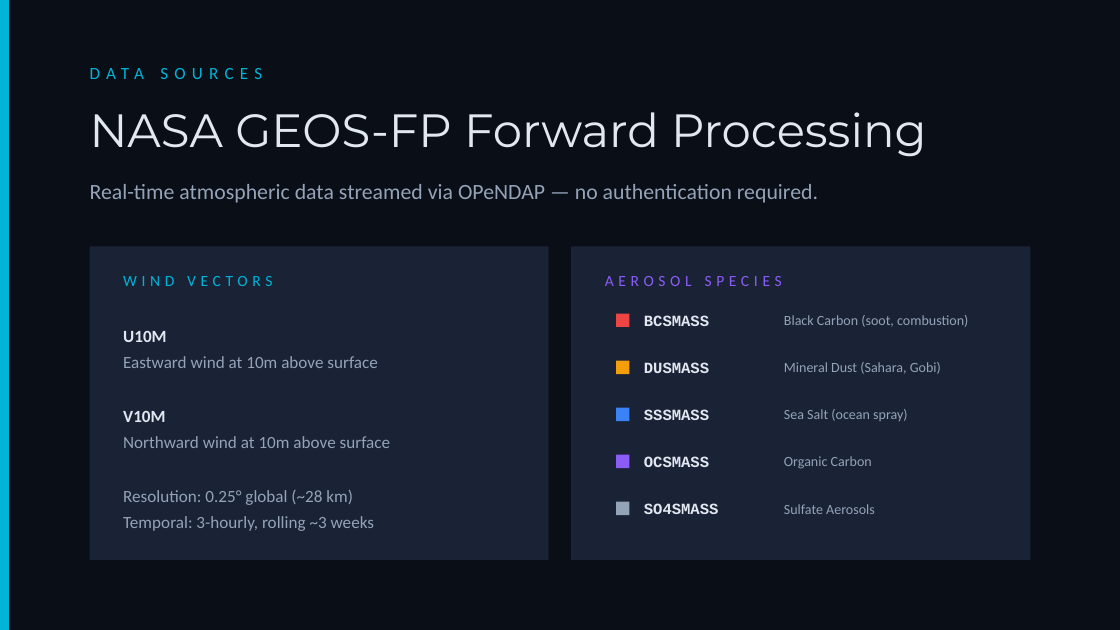
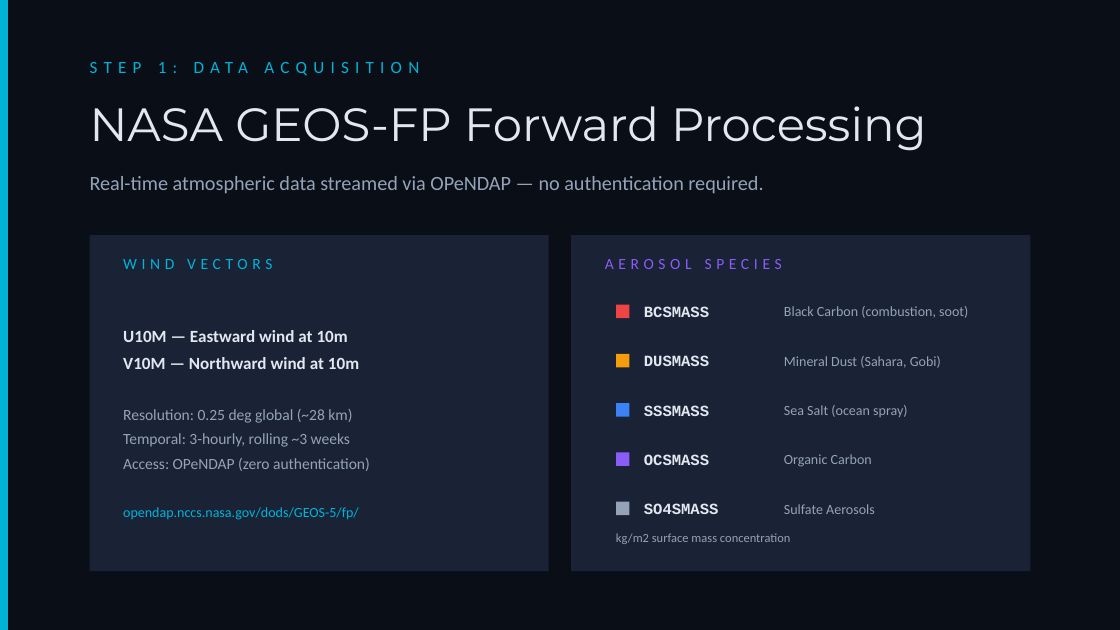
Before and after one commit to garridolecca/aerosols-globe, a slide deck: slide 4 of Earth_in_Action_Aerosols.pptx. Drawn at 1120x630 pixels with LibreOffice and Linux fonts; fonts in the diff are those of the drawing. Boxes give left, top, right and bottom in pixels: in the first picture for what was removed or moved away, otherwise in the second. Text is boxed around its words. In the diff, an @@ line names an element or a change of style, - is before the commit and + after.

```diff
--- a/Earth_in_Action_Aerosols.pptx
+++ b/Earth_in_Action_Aerosols.pptx
@@ text at [90, 62, 419, 76]: text changed @@
-DATA SOURCES
+STEP 1: DATA ACQUISITION
@@ text "Real-time atmospheric data streamed via ..." at [90, 176, 763, 193]: size 14 to 13 pt @@
@@ rectangle: place and size @@
-rectangle at [90, 246, 549, 560]
+rectangle at [90, 235, 549, 571]
@@ rectangle at [90, 235, 549, 571]: proportions changed @@
@@ rectangle at [571, 235, 1030, 571]: proportions changed @@
@@ rectangle: place and size @@
-rectangle at [571, 246, 1030, 560]
+rectangle at [571, 235, 1030, 571]
@@ text "WIND VECTORS": place and size @@
-text "WIND VECTORS" at [123, 276, 272, 286]
+text "WIND VECTORS" at [123, 259, 272, 269]
@@ text "AEROSOL SPECIES": place and size @@
-text "AEROSOL SPECIES" at [605, 276, 782, 286]
+text "AEROSOL SPECIES" at [605, 259, 782, 269]
@@ text "U10M — Eastward wind at ..." at [123, 357, 370, 520]: size 11 to 10 pt in "Temporal: 3-hourly, rolling ~3 weeks" @@
@@ rectangle: place and size @@
-rectangle at [616, 314, 629, 327]
+rectangle at [616, 305, 629, 318]
@@ text "BCSMASS": place and size @@
-text "BCSMASS" at [644, 315, 709, 326]
+text "BCSMASS" at [644, 306, 709, 317]
@@ text at [784, 306, 968, 318]: text changed @@
-Black Carbon (soot, combustion)
+Black Carbon (combustion, soot)
@@ text at [123, 357, 359, 423]: text changed; text colour #94A3B8 to #E2E8F0; bold on @@
-U10M
-Eastward wind at 10m above surface
-V10M
-Northward wind at 10m above surface
-Resolution: 0.25° global (~28 km)
+U10M — Eastward wind at 10m
+V10M — Northward wind at 10m
+Resolution: 0.25 deg global (~28 km)
@@ 5 texts, 2 rectangles: place and size @@
-5 texts, 2 rectangles at [90, 112, 941, 421]
+5 texts, 2 rectangles at [90, 106, 941, 417]
@@ text at [123, 458, 370, 520]: paragraphs added @@
+Access: OPeNDAP (zero authentication)
+opendap.nccs.nasa.gov/dods/GEOS-5/fp/
@@ text added at [616, 533, 790, 544], 8 pt, text #94A3B8 @@
+kg/m2 surface mass concentration
```
Also in this commit, not shown: 8 other slides changed, 2 slides added.
